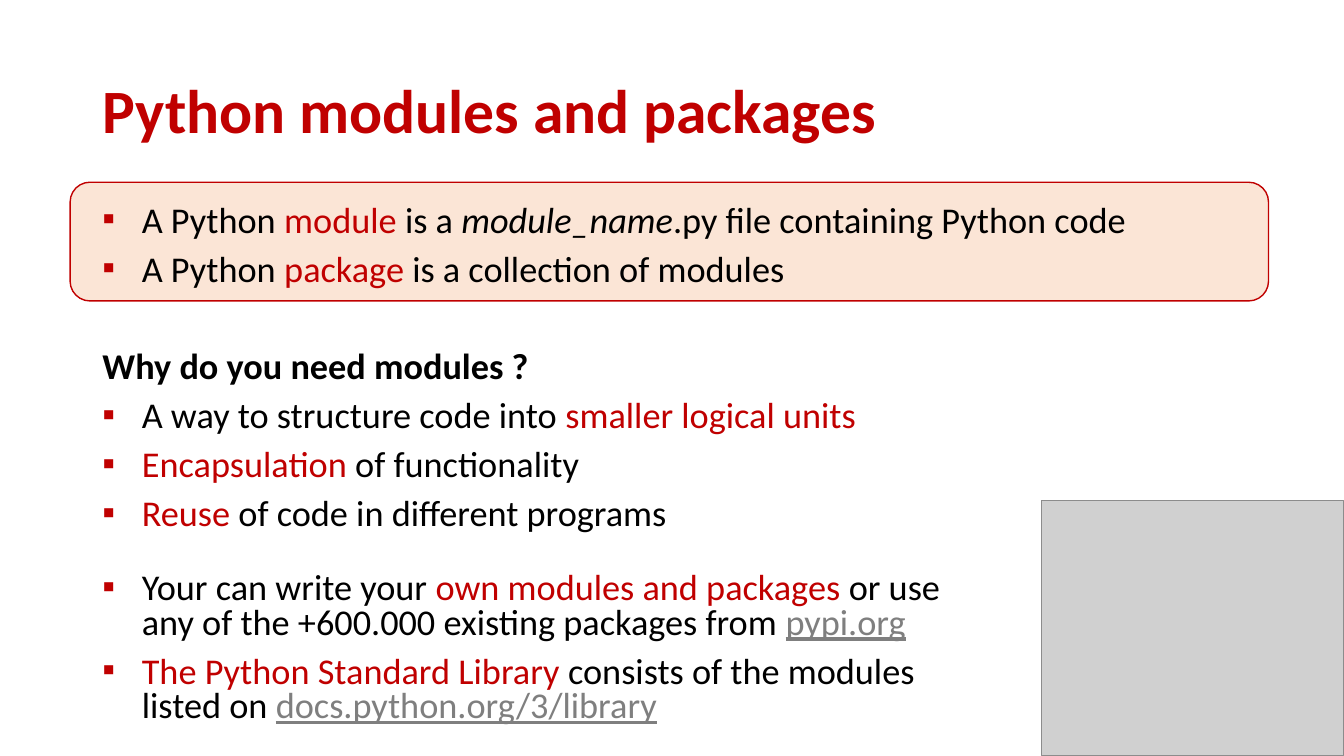
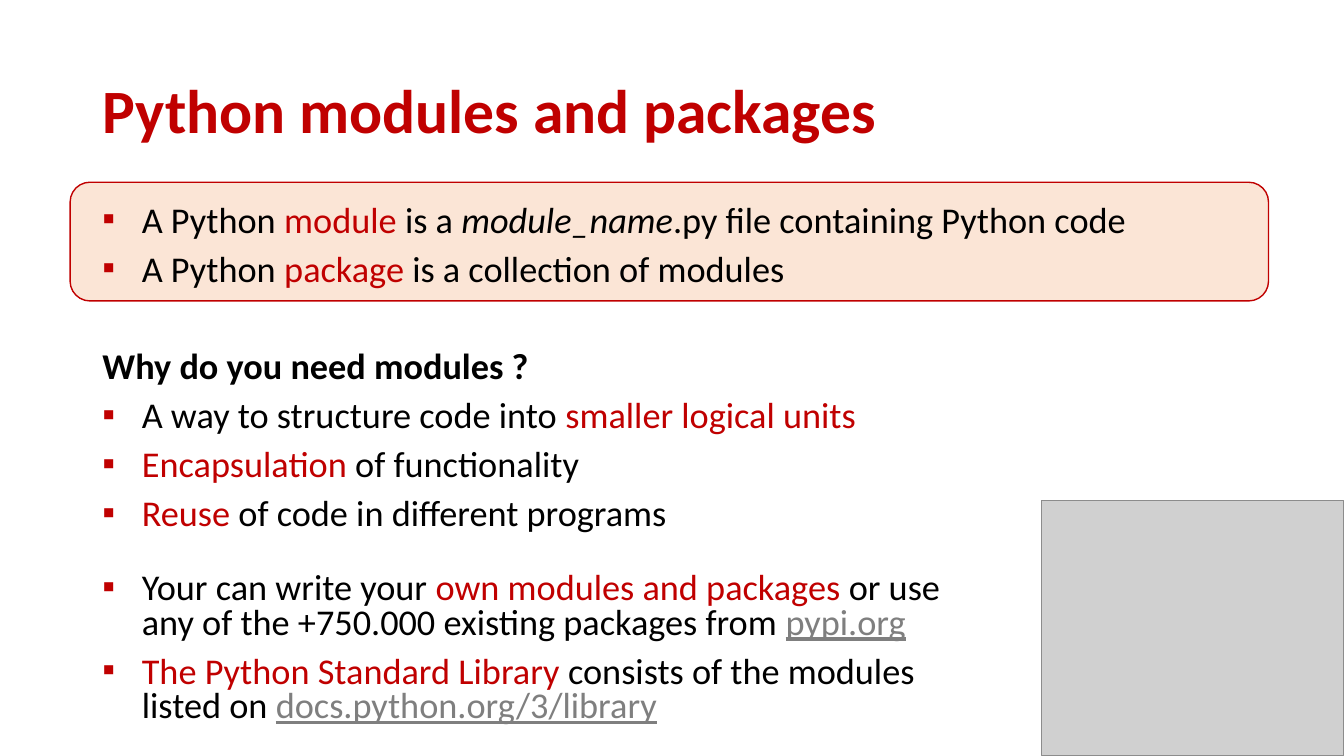
Before and after one commit to gsbrodal/gsbrodal.github.io, a slide deck: slide 2 of ipsa/slides/modules.pptx. Drawn at 1344x756 pixels with LibreOffice and Linux fonts; fonts in the diff are those of the drawing; grey boxes stand for pictures. Boxes give left, top, right and bottom in pixels: in the first picture for what was removed or moved away, otherwise in the second. Text is boxed around its words. In the diff, an @@ line names an element or a change of style, - is before the commit and + after.

Commit message:
all-slides-with-answers.pdf all-slides.pdf code.zip modules.pdf modules.pptx

```diff
--- a/ipsa/slides/modules.pptx
+++ b/ipsa/slides/modules.pptx
@@ text at [142, 574, 940, 642]: text changed @@
-▪ Your can write your own modules and packages or use
-  any of the +600.000 existing packages from pypi.org
+▪ Your can write your own modules and packages or use
+  any of the +750.000 existing packages from pypi.org
```
Also in this commit, not shown: 10 other slides changed, 4 other files.
